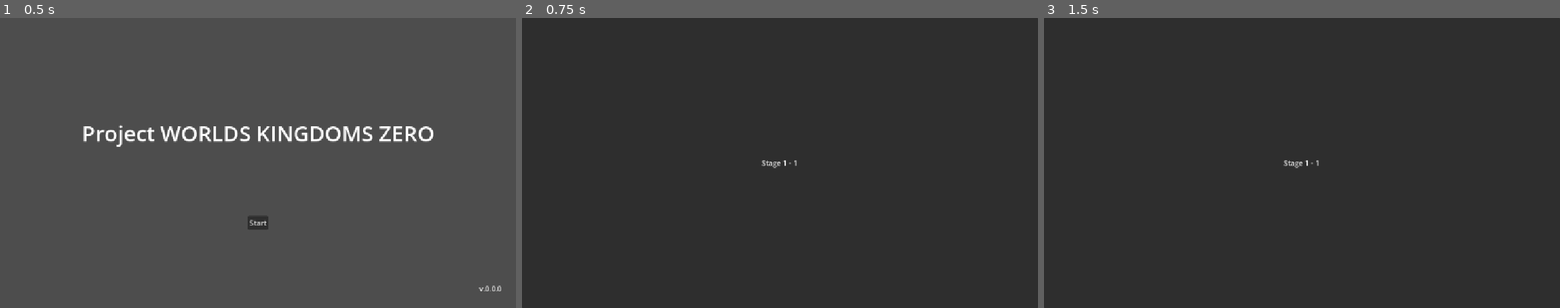
Above: before the commit, frames 1-3 (left to right).
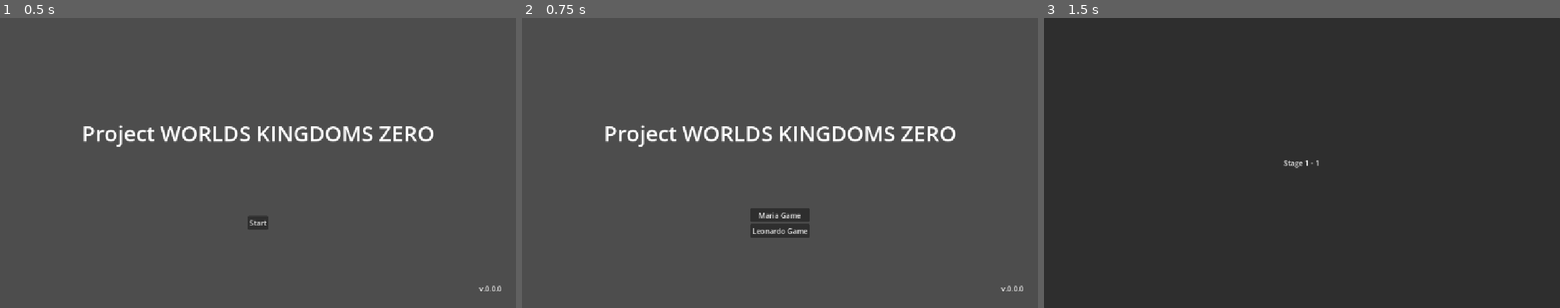
Above: after the commit, the same moments.

Repository: Adnyropast/pwkz-godot-4.7
Game: Godot game, scene res://scenes/title_screen.tscn
Two runs of this game, one before a commit and one after it. Both use one fixed random seed, a clock stepped at 60 frames per second and the inputs below. The engine's default icon, where the game draws it, is replaced by a stand-in: a white triangle on a blue panel in a dark square.
Inputs (mouse positions are in pixels of both pictures, inside the frame that each line leads up to):
- Up to frame 1 (0.5 s): no input
- Up to frame 2 (0.75 s): click "Start" at 0.5 s
- Up to frame 3 (1.5 s): click (1302, 215) at 1.25 s, where only the run after the commit has a clickable "Maria Game"

Frame 1 is identical in both runs. In frame 2, 99% of the frame differs, in the area x 0-100%, y 0-100%; in frame 3, nothing differs.

Commit message:
feat: add player modes & end results player name

Diff:
--- a/actions/EnemyAttack.gd
+++ b/actions/EnemyAttack.gd
@@ -17,11 +17,12 @@
 	var damage = DamageCalcs.get_base_damage_to_player()
 	damage = DamageCalcs.get_modified_damage_to_player(damage)
 	Player.subtract_hp(damage)
+	var player_name = Player.get_player_name()
 	var message: String
 	if damage >= 0:
-		message = "Maria takes " + str(damage) + " damage."
+		message = player_name + " takes " + str(damage) + " damage."
 	else:
-		message = "Maria recovers " + str(-damage) + " hp."
+		message = player_name + " recovers " + str(-damage) + " hp."
 	sender.send_timed(
 		message,
 		step_reprisal.bind(sender, damage),
@@ -60,8 +61,9 @@
 			step_revive(sender)
 		else:
 			Player.try_emit_player_defeated()
+			var player_name = Player.get_player_name()
 			sender.send_timed(
-				"Maria was defeated!",
+				player_name + " was defeated!",
 				step_end,
 				2.0
 			)
@@ -72,8 +74,9 @@
 	var healing: int = 1500
 	healing = MagiciteHealPlus.get_modified_healing(healing)
 	Player.set_hp(healing)
+	var player_name = Player.get_player_name()
 	sender.send_timed(
-		"But Maria was revived!",
+		"But " + player_name + " was revived!",
 		step_end,
 		2.0
 	)
--- a/actions/PlayerAttack.gd
+++ b/actions/PlayerAttack.gd
@@ -6,8 +6,9 @@
 	step_attack(sender)
 
 func step_attack(sender: Sender) -> void:
+	var player_name = Player.get_player_name()
 	sender.send_timed(
-		"Maria attacks!",
+		player_name + " attacks!",
 		step_instant_ko.bind(sender),
 		2.0
 	)
@@ -46,11 +47,12 @@
 	if MagiciteDrainPlus.has_magicites() or Enemy.has_reflect_barrier:
 		var value: int = DamageCalcs.get_reprisal_drain_to_player(damage)
 		Player.subtract_hp(value)
+		var player_name = Player.get_player_name()
 		var message: String
 		if value >= 0:
-			message = "Maria takes " + str(value) + " damage."
+			message = player_name + " takes " + str(value) + " damage."
 		else:
-			message = "Maria recovers " + str(-value) + " hp."
+			message = player_name + " recovers " + str(-value) + " hp."
 		sender.send_timed(
 			message,
 			step_self_defeat.bind(sender),
@@ -65,8 +67,9 @@
 			step_revive(sender)
 		else:
 			Player.try_emit_player_defeated()
+			var player_name = Player.get_player_name()
 			sender.send_timed(
-				"Maria was defeated!",
+				player_name + " was defeated!",
 				step_defeat.bind(sender),
 				2.0
 			)
@@ -77,8 +80,9 @@
 	var healing: int = 1500
 	healing = MagiciteHealPlus.get_modified_healing(healing)
 	Player.set_hp(healing)
+	var player_name = Player.get_player_name()
 	sender.send_timed(
-		"But Maria was revived!",
+		"But " + player_name + " was revived!",
 		step_defeat.bind(sender),
 		2.0
 	)
--- a/actions/PlayerDefend.gd
+++ b/actions/PlayerDefend.gd
@@ -7,8 +7,9 @@
 
 func step_defend(sender: Sender) -> void:
 	Player.make_defend()
+	var player_name = Player.get_player_name()
 	sender.send_timed(
-		"Maria defends!",
+		player_name + " defends!",
 		step_end,
 		2.0
 	)
--- a/actions/PlayerHeal.gd
+++ b/actions/PlayerHeal.gd
@@ -6,8 +6,9 @@
 	step_heal(sender)
 
 func step_heal(sender: Sender) -> void:
+	var player_name = Player.get_player_name()
 	sender.send_timed(
-		"Maria heals!",
+		player_name + " heals!",
 		step_recovery.bind(sender),
 		2.0
 	)
@@ -17,8 +18,9 @@
 	healing = MagiciteHealPlus.get_modified_healing(healing)
 	Player.add_hp(healing)
 	Player.make_heal()
+	var player_name = Player.get_player_name()
 	sender.send_timed(
-		"Maria recovers " + str(healing) + " hp.",
+		player_name + " recovers " + str(healing) + " hp.",
 		step_end,
 		2.0
 	)
--- a/actions/PlayerIdle.gd
+++ b/actions/PlayerIdle.gd
@@ -3,8 +3,9 @@
 class_name PlayerIdle
 
 func perform(sender: Sender) -> void:
+	var player_name = Player.get_player_name()
 	sender.send_timed(
-		"Maria is standing by.",
+		player_name + " is standing by.",
 		step_end,
 		2.0
 	)
--- a/actions/enemy_actions/EnemyDrainHP.gd
+++ b/actions/enemy_actions/EnemyDrainHP.gd
@@ -18,11 +18,12 @@
 	damage = floori(damage * 0.5)
 	damage = DamageCalcs.get_modified_damage_to_player(damage)
 	Player.subtract_hp(damage)
+	var player_name = Player.get_player_name()
 	var message: String
 	if damage >= 0:
-		message = "Maria takes " + str(damage) + " damage."
+		message = player_name + " takes " + str(damage) + " damage."
 	else:
-		message = "Maria recovers " + str(-damage) + " hp."
+		message = player_name + " recovers " + str(-damage) + " hp."
 	sender.send_timed(
 		message,
 		step_reprisal.bind(sender, damage),
--- a/actions/enemy_actions/EnemyEdgeOfDeath.gd
+++ b/actions/enemy_actions/EnemyEdgeOfDeath.gd
@@ -17,11 +17,12 @@
 	var damage = Player.hp - 1
 	damage = DamageCalcs.get_modified_damage_to_player(damage)
 	Player.subtract_hp(damage)
+	var player_name = Player.get_player_name()
 	var message: String
 	if damage >= 0:
-		message = "Maria takes " + str(damage) + " damage."
+		message = player_name + " takes " + str(damage) + " damage."
 	else:
-		message = "Maria recovers " + str(-damage) + " hp."
+		message = player_name + " recovers " + str(-damage) + " hp."
 	sender.send_timed(
 		message,
 		step_reprisal.bind(sender, damage),
--- a/actions/enemy_actions/EnemyStrongStrike.gd
+++ b/actions/enemy_actions/EnemyStrongStrike.gd
@@ -18,11 +18,12 @@
 	damage = floori(damage * 1.5)
 	damage = DamageCalcs.get_modified_damage_to_player(damage)
 	Player.subtract_hp(damage)
+	var player_name = Player.get_player_name()
 	var message: String
 	if damage >= 0:
-		message = "Maria takes " + str(damage) + " damage."
+		message = player_name + " takes " + str(damage) + " damage."
 	else:
-		message = "Maria recovers " + str(-damage) + " hp."
+		message = player_name + " recovers " + str(-damage) + " hp."
 	sender.send_timed(
 		message,
 		step_reprisal.bind(sender, damage),
--- /dev/null
+++ b/data/Players.gd
@@ -0,0 +1,22 @@
+extends Node
+
+class_name Players
+
+enum Modes {
+	MARIA,
+	LEONARDO,
+}
+
+static func get_player_name(mode: Modes) -> String:
+	if mode == Modes.MARIA:
+		return "Maria"
+	elif mode == Modes.LEONARDO:
+		return "Leonardo"
+	return ""
+
+static func get_player_texture(mode: Modes) -> Texture:
+	if mode == Modes.MARIA:
+		return preload("res://images/player/c1-1.png")
+	elif mode == Modes.LEONARDO:
+		return preload("res://images/player/c2-1.png")
+	return null
--- a/globals/Player.gd
+++ b/globals/Player.gd
@@ -16,6 +16,13 @@
 var attack_buff_value: float
 var defense_buff_turns: int
 var defense_buff_value: float
+var player_mode: Players.Modes
+
+func get_player_name() -> String:
+	return Players.get_player_name(player_mode)
+
+func get_player_texture() -> Texture:
+	return Players.get_player_texture(player_mode)
 
 func set_hp(new_hp: int) -> void:
 	if new_hp > MAX_HP:
--- a/scenes/end_results_popup.gd
+++ b/scenes/end_results_popup.gd
@@ -2,9 +2,11 @@
 
 signal continue_button_pressed
 @onready var medals_container: Container = $PanelContainer/CenterContainer/PanelContainer/MarginContainer/VBoxContainer/HBoxContainer/MedalsContainer
+@onready var player_name_label: Label = $PanelContainer/CenterContainer/PanelContainer/MarginContainer/VBoxContainer/VBoxContainer/HBoxContainer/PlayerNameLabel
 
 func _ready() -> void:
 	set_worlds_medals()
+	set_player_name()
 
 func _on_button_continue_pressed() -> void:
 	continue_button_pressed.emit()
@@ -20,3 +22,6 @@
 			medals_container.get_child(i).texture = WorldConstants.get_world_texture(world)
 		else:
 			medals_container.get_child(i).texture = null
+
+func set_player_name() -> void:
+	player_name_label.text = Player.get_player_name()
--- a/scenes/end_results_popup.tscn
+++ b/scenes/end_results_popup.tscn
@@ -104,6 +104,20 @@
 texture = ExtResource("9_ct2l0")
 expand_mode = 1
 
+[node name="VBoxContainer" type="VBoxContainer" parent="PanelContainer/CenterContainer/PanelContainer/MarginContainer/VBoxContainer" unique_id=750011492]
+layout_mode = 2
+
+[node name="HBoxContainer" type="HBoxContainer" parent="PanelContainer/CenterContainer/PanelContainer/MarginContainer/VBoxContainer/VBoxContainer" unique_id=1098360573]
+layout_mode = 2
+
+[node name="Label" type="Label" parent="PanelContainer/CenterContainer/PanelContainer/MarginContainer/VBoxContainer/VBoxContainer/HBoxContainer" unique_id=1528168226]
+layout_mode = 2
+text = "Player:"
+
+[node name="PlayerNameLabel" type="Label" parent="PanelContainer/CenterContainer/PanelContainer/MarginContainer/VBoxContainer/VBoxContainer/HBoxContainer" unique_id=2088611642]
+layout_mode = 2
+text = "Name"
+
 [node name="HBoxContainer2" type="HBoxContainer" parent="PanelContainer/CenterContainer/PanelContainer/MarginContainer/VBoxContainer" unique_id=2072725692]
 layout_mode = 2
 alignment = 2
--- a/scenes/player_hud.gd
+++ b/scenes/player_hud.gd
@@ -7,7 +7,7 @@
 @onready var statuses_container: Container = $MarginContainer/HBoxContainer/StatusesContainer
 
 func _ready() -> void:
-	player_texture.texture = preload("res://images/player/c1-1.png")
+	player_texture.texture = Player.get_player_texture()
 	hp_bar.max_value = Player.MAX_HP
 	hp_bar.value = Player.hp
 	max_hp_label.text = str(Player.MAX_HP)
--- a/scenes/title_screen.gd
+++ b/scenes/title_screen.gd
@@ -1,7 +1,33 @@
 extends Control
 
+@onready var menu_container: Container = $VBoxContainer/MarginContainer2/MenuContainer
+@onready var start_menu: Control = $VBoxContainer/MarginContainer2/MenuContainer/StartMenu
+@onready var games_menu: Control = $VBoxContainer/MarginContainer2/MenuContainer/TitleScreenGamesMenu
+
+func _ready() -> void:
+	hide_games_menu()
+	show_start_menu()
+
 func _on_button_start_pressed() -> void:
-	Scores.reset_score()
-	Inventory.reset_inventory()
-	PlayerMagicites.reset_equipment()
-	Worlds.move_to_first_world()
+	hide_start_menu()
+	show_games_menu()
+
+func _on_title_screen_games_menu_canceled() -> void:
+	hide_games_menu()
+	show_start_menu()
+
+func hide_start_menu() -> void:
+	start_menu.process_mode = Node.PROCESS_MODE_DISABLED
+	start_menu.hide()
+
+func show_start_menu() -> void:
+	start_menu.show()
+	start_menu.process_mode = Node.PROCESS_MODE_INHERIT
+
+func hide_games_menu() -> void:
+	games_menu.process_mode = Node.PROCESS_MODE_DISABLED
+	games_menu.hide()
+
+func show_games_menu() -> void:
+	games_menu.show()
+	games_menu.process_mode = Node.PROCESS_MODE_INHERIT
--- a/scenes/title_screen.tscn
+++ b/scenes/title_screen.tscn
@@ -1,6 +1,7 @@
 [gd_scene format=3 uid="uid://dwq2odlfwmq21"]
 
 [ext_resource type="Script" uid="uid://4vk3t4bmgrow" path="res://scenes/title_screen.gd" id="1_fgkus"]
+[ext_resource type="PackedScene" uid="uid://dxwyamer7mw3w" path="res://scenes/title_screen_games_menu.tscn" id="2_sa3yf"]
 
 [node name="TitleScreen" type="Control" unique_id=1044247816]
 layout_mode = 3
@@ -40,15 +41,22 @@
 theme_override_constants/margin_right = 16
 theme_override_constants/margin_bottom = 32
 
-[node name="CenterContainer" type="CenterContainer" parent="VBoxContainer/MarginContainer2" unique_id=827920541]
+[node name="MenuContainer" type="CenterContainer" parent="VBoxContainer/MarginContainer2" unique_id=827920541]
 layout_mode = 2
 
-[node name="VBoxContainer" type="VBoxContainer" parent="VBoxContainer/MarginContainer2/CenterContainer" unique_id=1253935200]
+[node name="StartMenu" type="MarginContainer" parent="VBoxContainer/MarginContainer2/MenuContainer" unique_id=494273263]
 layout_mode = 2
 
-[node name="ButtonStart" type="Button" parent="VBoxContainer/MarginContainer2/CenterContainer/VBoxContainer" unique_id=245483327]
+[node name="VBoxContainer" type="VBoxContainer" parent="VBoxContainer/MarginContainer2/MenuContainer/StartMenu" unique_id=1253935200]
+layout_mode = 2
+
+[node name="ButtonStart" type="Button" parent="VBoxContainer/MarginContainer2/MenuContainer/StartMenu/VBoxContainer" unique_id=245483327]
 layout_mode = 2
 text = "Start"
+
+[node name="TitleScreenGamesMenu" parent="VBoxContainer/MarginContainer2/MenuContainer" unique_id=786030751 instance=ExtResource("2_sa3yf")]
+visible = false
+layout_mode = 2
 
 [node name="MarginContainer3" type="MarginContainer" parent="VBoxContainer" unique_id=757428876]
 layout_mode = 2
@@ -62,4 +70,5 @@
 text = "v.0.0.0"
 horizontal_alignment = 2
 
-[connection signal="pressed" from="VBoxContainer/MarginContainer2/CenterContainer/VBoxContainer/ButtonStart" to="." method="_on_button_start_pressed"]
+[connection signal="pressed" from="VBoxContainer/MarginContainer2/MenuContainer/StartMenu/VBoxContainer/ButtonStart" to="." method="_on_button_start_pressed"]
+[connection signal="canceled" from="VBoxContainer/MarginContainer2/MenuContainer/TitleScreenGamesMenu" to="." method="_on_title_screen_games_menu_canceled"]
--- /dev/null
+++ b/scenes/title_screen_games_menu.gd
@@ -0,0 +1,20 @@
+extends Control
+
+signal canceled
+
+func _process(_delta: float) -> void:
+	if Input.is_action_just_pressed("ui_cancel"):
+		canceled.emit()
+
+func _on_game_button_1_pressed() -> void:
+	start_game(Players.Modes.MARIA)
+
+func _on_game_button_2_pressed() -> void:
+	start_game(Players.Modes.LEONARDO)
+
+func start_game(mode: Players.Modes) -> void:
+	Player.player_mode = mode
+	Scores.reset_score()
+	Inventory.reset_inventory()
+	PlayerMagicites.reset_equipment()
+	Worlds.move_to_first_world()
--- /dev/null
+++ b/scenes/title_screen_games_menu.tscn
@@ -0,0 +1,22 @@
+[gd_scene format=3 uid="uid://dxwyamer7mw3w"]
+
+[ext_resource type="Script" uid="uid://cwjeftuad8b4v" path="res://scenes/title_screen_games_menu.gd" id="1_0vvik"]
+
+[node name="TitleScreenGamesMenu" type="MarginContainer" unique_id=786030751]
+offset_right = 40.0
+offset_bottom = 40.0
+script = ExtResource("1_0vvik")
+
+[node name="VBoxContainer" type="VBoxContainer" parent="." unique_id=2059577372]
+layout_mode = 2
+
+[node name="GameButton1" type="Button" parent="VBoxContainer" unique_id=1264284107]
+layout_mode = 2
+text = "Maria Game"
+
+[node name="GameButton2" type="Button" parent="VBoxContainer" unique_id=1546413382]
+layout_mode = 2
+text = "Leonardo Game"
+
+[connection signal="pressed" from="VBoxContainer/GameButton1" to="." method="_on_game_button_1_pressed"]
+[connection signal="pressed" from="VBoxContainer/GameButton2" to="." method="_on_game_button_2_pressed"]
Not shown, added: data/Players.gd.uid
Binary file added: images/player/c2-1.png
Not shown, added: images/player/c2-1.png.import
Not shown, added: scenes/title_screen_games_menu.gd.uid
